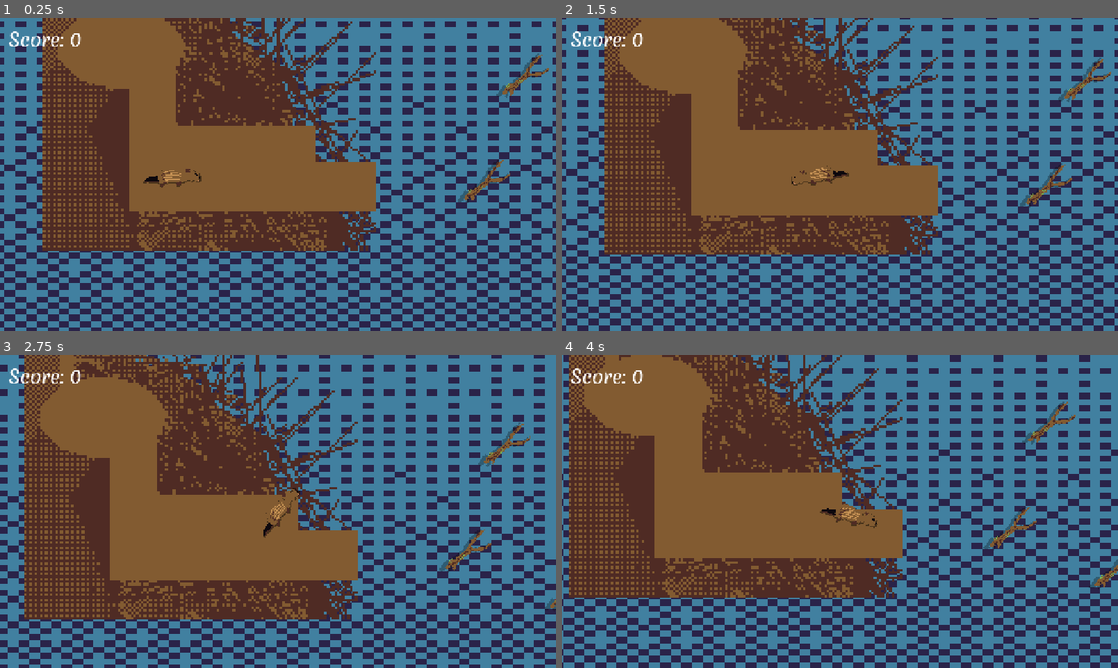
Above: before the commit, frames 1-4 (two rows, left to right).
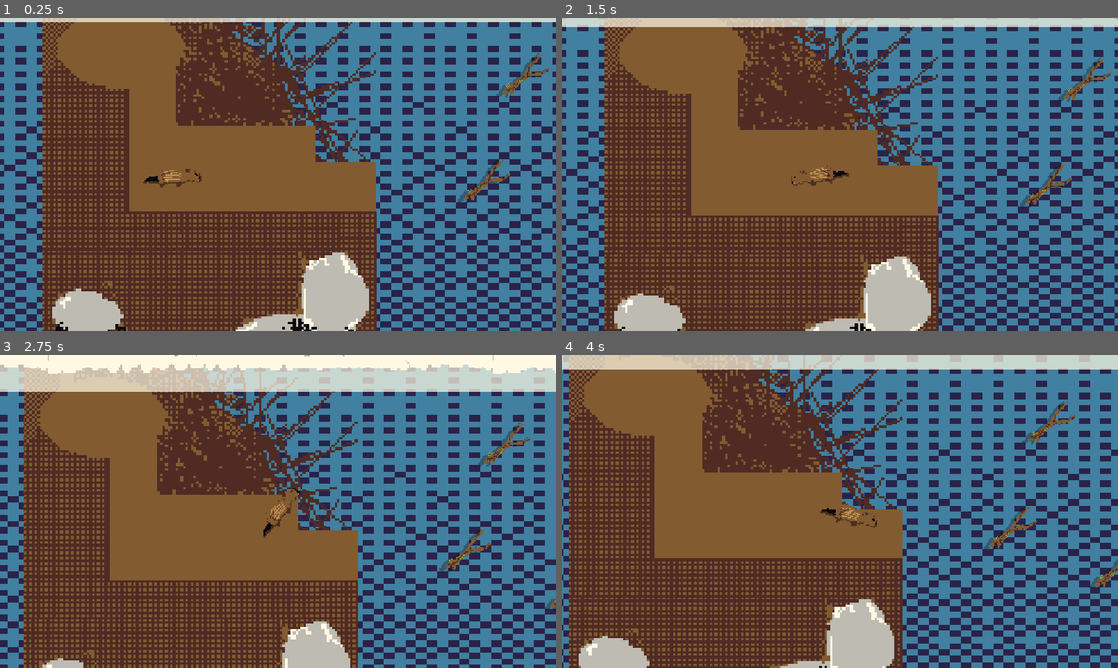
Above: after the commit, the same moments.

Repository: Joey451-OG/5499-Project-1
Game: Godot game, scene res://Scenes/main.tscn
Same seed, same stepped clock (60 frames per second), same inputs: the game is played once before the commit and once after it.
Inputs (mouse positions are in pixels of both pictures, inside the frame that each line leads up to):
- Up to frame 1 (0.25 s): no input
- Up to frame 2 (1.5 s): move the mouse to (962, 158) at 0.52 s; hold Space (swim) 0.53-1.28 s; move the mouse to (728, 190) at 1.27 s; tap Space (swim) at 1.35 s
- Up to frame 3 (2.75 s): tap Enter at 2 s; move the mouse to (333, 442) at 2.02 s; hold Space (swim) from 2.03 s (still down)
- Up to frame 4 (4 s): move the mouse to (812, 574) at 2.77 s; release Space (swim) at 2.78 s; tap Space (swim) at 2.85 s; move the mouse to (1006, 558) at 3.52 s; hold Space (swim) from 3.53 s (still down)

The runs differ from the first frame. In frame 1, 19% of the frame differs, in the area x 0-100%, y 0-100%; in frame 2, 20%; in frame 3, 23%; in frame 4, 20%.

Commit message:
Adding Textures

Diff:
--- a/Scenes/main.tscn
+++ b/Scenes/main.tscn
@@ -1,8 +1,10 @@
 [gd_scene format=3 uid="uid://cx1jv6jad3xxh"]
 
+[ext_resource type="Texture2D" uid="uid://dom2h2urd8ojc" path="res://Assets/Sprites/Ice_Sheet.png" id="1_344ge"]
 [ext_resource type="Texture2D" uid="uid://dexlpc5fdvfff" path="res://Assets/DEV/DEV_background.png" id="1_bo1nx"]
 [ext_resource type="PackedScene" uid="uid://vmtniiwn1oht" path="res://Scenes/Player.tscn" id="1_jjgbg"]
 [ext_resource type="Texture2D" uid="uid://bmc6vdmlblsmg" path="res://Assets/Sprites/Dam.png" id="2_8gbba"]
+[ext_resource type="Texture2D" uid="uid://bh4fdkjjx246d" path="res://Assets/Sprites/Dam_base.png" id="3_6bp64"]
 [ext_resource type="PackedScene" uid="uid://daf1lqeei17tk" path="res://Scenes/pickup.tscn" id="4_jjvhh"]
 [ext_resource type="PackedScene" uid="uid://diyouch7u68xr" path="res://Scenes/camera.tscn" id="5_kry3j"]
 [ext_resource type="PackedScene" uid="uid://bll36qhd70xjd" path="res://Scenes/UI.tscn" id="6_21xkr"]
@@ -16,6 +18,15 @@
 size = Vector2(1826, 789)
 
 [node name="Node2D" type="Node2D" unique_id=1050794869]
+
+[node name="Line2D" type="Line2D" parent="." unique_id=1295081621]
+z_index = 1
+texture_repeat = 2
+scale = Vector2(4, 4)
+points = PackedVector2Array(-500, 0, 2755, 0)
+width = 32.0
+texture = ExtResource("1_344ge")
+texture_mode = 1
 
 [node name="Collisions and Walls" type="Node" parent="." unique_id=1320735938]
 
@@ -39,6 +50,12 @@
 scale = Vector2(24.74219, 14.390625)
 texture = ExtResource("1_bo1nx")
 
+[node name="DamBase" type="Sprite2D" parent="." unique_id=1632950278]
+z_index = -90
+position = Vector2(378, 498.99994)
+scale = Vector2(6.015625, 5.9062505)
+texture = ExtResource("3_6bp64")
+
 [node name="Dam" type="Sprite2D" parent="." unique_id=1435298071]
 z_index = -90
 position = Vector2(378, 205)
@@ -56,7 +73,7 @@
 position = Vector2(640, 363)
 
 [node name="CollisionShape2D" parent="Cameras/Camera/cameraZone" parent_id_path=PackedInt32Array(937009256, 384282297) index="0" unique_id=1106377674]
-position = Vector2(2, -12)
+position = Vector2(2, -18)
 shape = SubResource("RectangleShape2D_kry3j")
 
 [node name="Camera2" parent="Cameras" unique_id=2080477732 instance=ExtResource("5_kry3j")]
@@ -100,6 +117,7 @@
 debug_color = Color(2.4065375e-06, 0.64241654, 0.32336965, 0.41960785)
 
 [node name="CanvasLayer" parent="." unique_id=1794298050 instance=ExtResource("6_21xkr")]
+visible = false
 
 [editable path="Cameras/Camera"]
 [editable path="Cameras/Camera2"]
Binary file changed: Assets/Asesprite/Dam.aseprite
Binary file added: Assets/Asesprite/Dam_base.aseprite
Binary file added: Assets/Asesprite/Ice_Sheet.aseprite
Binary file changed: Assets/Sprites/Dam.png
Binary file added: Assets/Sprites/Dam_base.png
Not shown, added: Assets/Sprites/Dam_base.png.import
Binary file added: Assets/Sprites/Ice_Sheet.png
Not shown, added: Assets/Sprites/Ice_Sheet.png.import
Binary file added: Notes and Misc/Ice_reference_umn.jpg
Not shown, added: Notes and Misc/Ice_reference_umn.jpg.import
Not shown, added: Notes and Misc/TODO.txt
Not shown, added: Notes and Misc/GameDev Proj1.ubz
(and 1 more such lines)
